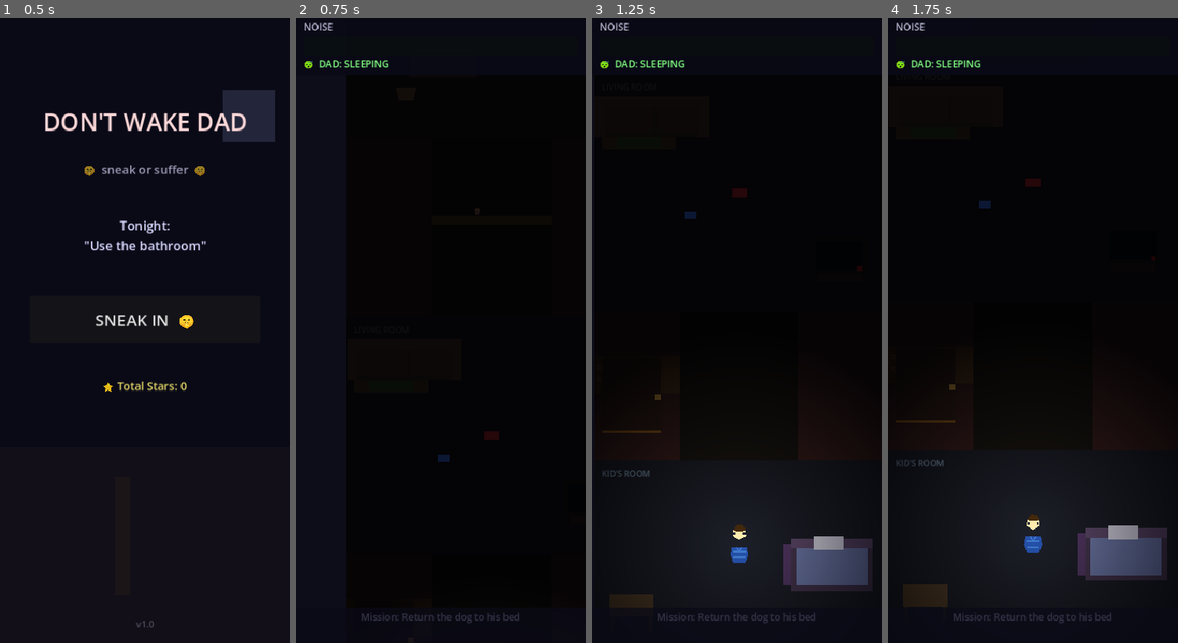
Above: before the commit, frames 1-4 (left to right).
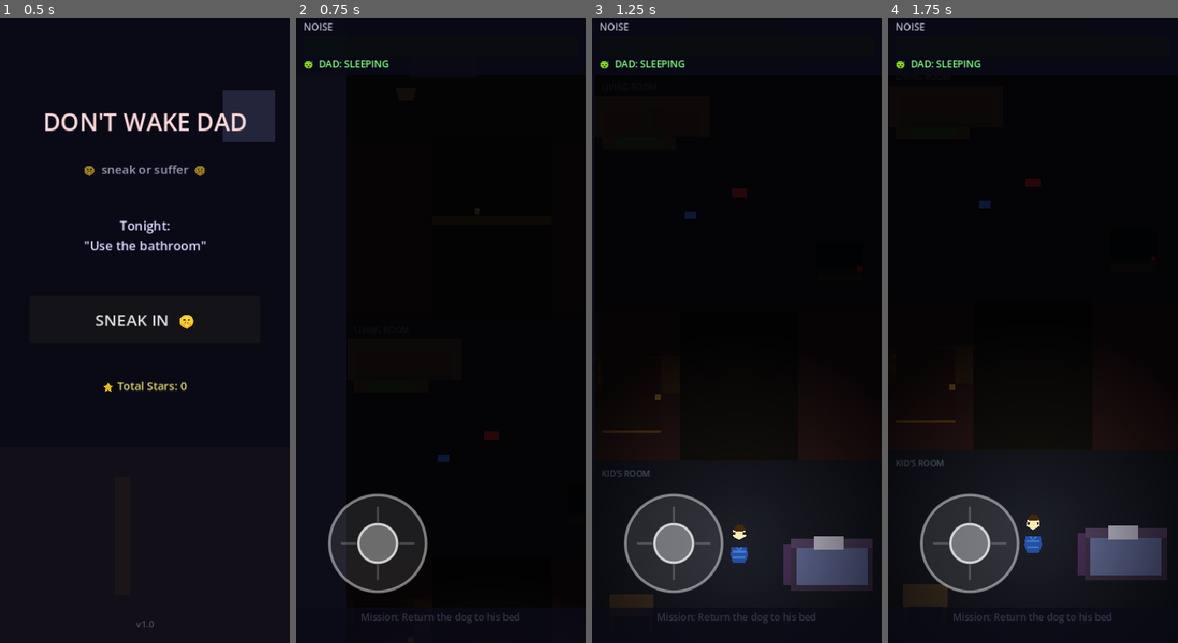
Above: after the commit, the same moments.

Repository: whitzytraiding-max/Game-idea
Game: Godot game, scene res://scenes/main_menu.tscn
Same seed, same stepped clock (60 frames per second), same inputs: the game is played once before the commit and once after it. Sound files missing from this copy of the repository are replaced by a short silence.
Inputs (mouse positions are in pixels of both pictures, inside the frame that each line leads up to):
- Up to frame 1 (0.5 s): no input
- Up to frame 2 (0.75 s): click "SNEAK IN 🤫" at 0.5 s
- Up to frame 3 (1.25 s): no input
- Up to frame 4 (1.75 s): move the mouse to (1096, 299) at 1.27 s; click (1096, 299) at 1.42 s

Frame 1 is identical in both runs. In frame 2, 4.0% of the frame differs, in the area x 10-46%, y 76-93%; in frame 3, 1.5%; in frame 4, 1.5%.

Commit message:
Add semi-transparent virtual joystick
- scripts/virtual_joystick.gd: fullscreen Control on CanvasLayer 15,
  draws outer ring (10% white fill, 45% border) + knob (35% fill, 75%
  border) + cardinal direction indicators using _draw(). Captures only
  touches within 1.6x outer radius so tap-to-hide still works on right.
  Exposes direction (Vector2) and magnitude (0.0–1.0).

- game.tscn: JoystickLayer (CanvasLayer 15) + VirtualJoystick Control

- player.gd: removed tap-to-move entirely. Now reads joystick in
  _physics_process via get_nodes_in_group("joystick")[0]. Magnitude
  < 45% = creep, >= 45% = walk. Speed scales with magnitude for analog
  feel. Visual rotates with joystick direction. Joystick reference
  acquired via call_deferred so scene is fully loaded first.

Co-Authored-By: Claude Sonnet 4.6 <noreply@anthropic.com>

Diff:
--- a/dont-wake-dad/scenes/game.tscn
+++ b/dont-wake-dad/scenes/game.tscn
@@ -1,9 +1,10 @@
-[gd_scene load_steps=5 format=3 uid="uid://game001"]
+[gd_scene load_steps=6 format=3 uid="uid://game001"]
 
 [ext_resource type="Script" path="res://scripts/game.gd" id="1_game"]
 [ext_resource type="PackedScene" path="res://entities/player.tscn" id="2_player"]
 [ext_resource type="PackedScene" path="res://entities/dad.tscn" id="3_dad"]
 [ext_resource type="PackedScene" path="res://scenes/hud.tscn" id="4_hud"]
+[ext_resource type="Script" path="res://scripts/virtual_joystick.gd" id="5_joy"]
 
 [node name="Game" type="Node2D"]
 script = ExtResource("1_game")
@@ -155,6 +156,13 @@
 theme_override_font_sizes/font_size = 28
 modulate = Color(1.0, 0.1, 0.1, 1)
 
+; Virtual joystick — layer 15 (above world, below HUD)
+[node name="JoystickLayer" type="CanvasLayer" parent="."]
+layer = 15
+
+[node name="VirtualJoystick" type="Control" parent="JoystickLayer"]
+script = ExtResource("5_joy")
+
 ; Ambient background loop
 [node name="AmbiencePlayer" type="AudioStreamPlayer" parent="."]
 volume_db = -18.0
--- a/dont-wake-dad/scripts/player.gd
+++ b/dont-wake-dad/scripts/player.gd
@@ -22,10 +22,8 @@
 var floor_noise_value: float = 20.0
 
 var _dist_since_last_step: float = 0.0
-var _touch_start_time: float = 0.0
-var _touch_holding: bool = false
-var _touch_start_pos: Vector2 = Vector2.ZERO
 var _step_count: int = 0
+var _joystick: Control = null
 
 # Cached audio streams — loaded once in _ready()
 var _stream_carpet: AudioStream = null
@@ -39,6 +37,13 @@
 	_interaction_area.area_entered.connect(_on_floor_zone_entered)
 	_interaction_area.area_exited.connect(_on_floor_zone_exited)
 	_load_audio()
+	# Find joystick after scene is fully loaded
+	call_deferred("_find_joystick")
+
+func _find_joystick() -> void:
+	var nodes := get_tree().get_nodes_in_group("joystick")
+	if nodes.size() > 0:
+		_joystick = nodes[0]
 
 func _load_audio() -> void:
 	_stream_carpet = load("res://audio/footsteps/step_carpet.wav")
@@ -56,52 +61,36 @@
 func _on_floor_zone_exited(_area: Area2D) -> void:
 	floor_noise_value = 20.0
 
-func _unhandled_input(event: InputEvent) -> void:
+func _physics_process(_delta: float) -> void:
 	if is_caught or is_hiding:
-		return
-	if event is InputEventScreenTouch:
-		if event.pressed:
-			_touch_start_time = Time.get_ticks_msec() / 1000.0
-			_touch_start_pos = event.position
-			_touch_holding = true
-		else:
-			_touch_holding = false
-			var held: float = Time.get_ticks_msec() / 1000.0 - _touch_start_time
-			is_creeping = held > 0.35
-			_set_target_from_screen(event.position)
-	elif event is InputEventScreenDrag:
-		if _touch_holding:
-			is_creeping = true
-			_set_target_from_screen(event.position)
-
-func _set_target_from_screen(screen_pos: Vector2) -> void:
-	var cam := get_viewport().get_camera_2d()
-	if cam:
-		var offset := cam.get_screen_center_position() - Vector2(
-			ProjectSettings.get_setting("display/window/size/viewport_width"),
-			ProjectSettings.get_setting("display/window/size/viewport_height")
-		) * 0.5
-		target_position = screen_pos + offset
-	else:
-		target_position = screen_pos
-
-func _physics_process(delta: float) -> void:
-	if is_caught or is_hiding:
-		velocity = Vector2.ZERO
-		return
-
-	var dist := global_position.distance_to(target_position)
-	if dist < 4.0:
 		velocity = Vector2.ZERO
 		is_moving = false
 		NoiseMeter.player_is_still = true
 		return
 
+	# Read joystick direction
+	var joy_dir := Vector2.ZERO
+	var joy_mag := 0.0
+	if _joystick:
+		joy_dir = _joystick.get("direction")
+		joy_mag = _joystick.get("magnitude")
+
+	if joy_mag < 0.08:
+		velocity = Vector2.ZERO
+		is_moving = false
+		NoiseMeter.player_is_still = true
+		return
+
+	# Small push = creep, full push = walk
+	is_creeping = joy_mag < 0.45
 	is_moving = true
 	NoiseMeter.player_is_still = false
+
 	var speed := CREEP_SPEED if is_creeping else WALK_SPEED
-	var dir := (target_position - global_position).normalized()
-	velocity = dir * speed
+	# Scale speed by magnitude for analog feel
+	speed *= lerpf(0.5, 1.0, joy_mag)
+
+	velocity = joy_dir * speed
 	var prev_pos := global_position
 	move_and_slide()
 
@@ -110,7 +99,8 @@
 		_dist_since_last_step = 0.0
 		_emit_step()
 
-	_visual.rotation = dir.angle() + PI * 0.5
+	if joy_dir.length() > 0.1:
+		_visual.rotation = joy_dir.angle() + PI * 0.5
 
 func _emit_step() -> void:
 	var noise: float = floor_noise_value * (0.4 if is_creeping else 1.0)
--- /dev/null
+++ b/dont-wake-dad/scripts/virtual_joystick.gd
@@ -0,0 +1,72 @@
+extends Control
+
+# Semi-transparent virtual joystick — fixed bottom-left position
+# Exposes `direction` (Vector2) and `magnitude` (0.0–1.0) for player.gd
+
+const OUTER_RADIUS  := 65.0
+const KNOB_RADIUS   := 26.0
+const MAX_KNOB_DIST := 52.0
+const CENTER        := Vector2(110.0, 710.0)  # fixed screen position
+
+var direction:  Vector2 = Vector2.ZERO
+var magnitude:  float   = 0.0
+
+var _touch_index:  int     = -1
+var _knob_offset:  Vector2 = Vector2.ZERO
+
+func _ready() -> void:
+	add_to_group("joystick")
+	set_anchors_and_offsets_preset(Control.PRESET_FULL_RECT)
+	mouse_filter = Control.MOUSE_FILTER_PASS
+
+func _draw() -> void:
+	# Outer ring fill
+	draw_circle(CENTER, OUTER_RADIUS, Color(1, 1, 1, 0.10))
+	# Outer ring border
+	draw_arc(CENTER, OUTER_RADIUS, 0.0, TAU, 64, Color(1, 1, 1, 0.45), 2.5, true)
+	# Inner direction indicator lines (cardinal cross)
+	for angle_deg in [0, 90, 180, 270]:
+		var rad := deg_to_rad(float(angle_deg))
+		var dir_v := Vector2(cos(rad), sin(rad))
+		draw_line(CENTER + dir_v * (OUTER_RADIUS * 0.45),
+				  CENTER + dir_v * (OUTER_RADIUS * 0.75),
+				  Color(1, 1, 1, 0.2), 1.5, true)
+	# Knob
+	var knob_pos := CENTER + _knob_offset
+	draw_circle(knob_pos, KNOB_RADIUS, Color(1, 1, 1, 0.35))
+	draw_arc(knob_pos, KNOB_RADIUS, 0.0, TAU, 48, Color(1, 1, 1, 0.75), 2.0, true)
+
+func _unhandled_input(event: InputEvent) -> void:
+	if event is InputEventScreenTouch:
+		if event.pressed and _touch_index == -1:
+			# Capture only touches near the joystick
+			if event.position.distance_to(CENTER) < OUTER_RADIUS * 1.6:
+				_touch_index = event.index
+				_update_knob(event.position)
+				get_viewport().set_input_as_handled()
+		elif not event.pressed and event.index == _touch_index:
+			_touch_index = -1
+			_knob_offset = Vector2.ZERO
+			direction     = Vector2.ZERO
+			magnitude     = 0.0
+			queue_redraw()
+			get_viewport().set_input_as_handled()
+
+	elif event is InputEventScreenDrag:
+		if event.index == _touch_index:
+			_update_knob(event.position)
+			get_viewport().set_input_as_handled()
+
+func _update_knob(screen_pos: Vector2) -> void:
+	var offset := screen_pos - CENTER
+	var dist   := offset.length()
+	if dist > MAX_KNOB_DIST:
+		offset = offset.normalized() * MAX_KNOB_DIST
+	_knob_offset = offset
+	if dist > 8.0:
+		direction = (screen_pos - CENTER).normalized()
+		magnitude = minf(dist / MAX_KNOB_DIST, 1.0)
+	else:
+		direction = Vector2.ZERO
+		magnitude = 0.0
+	queue_redraw()
